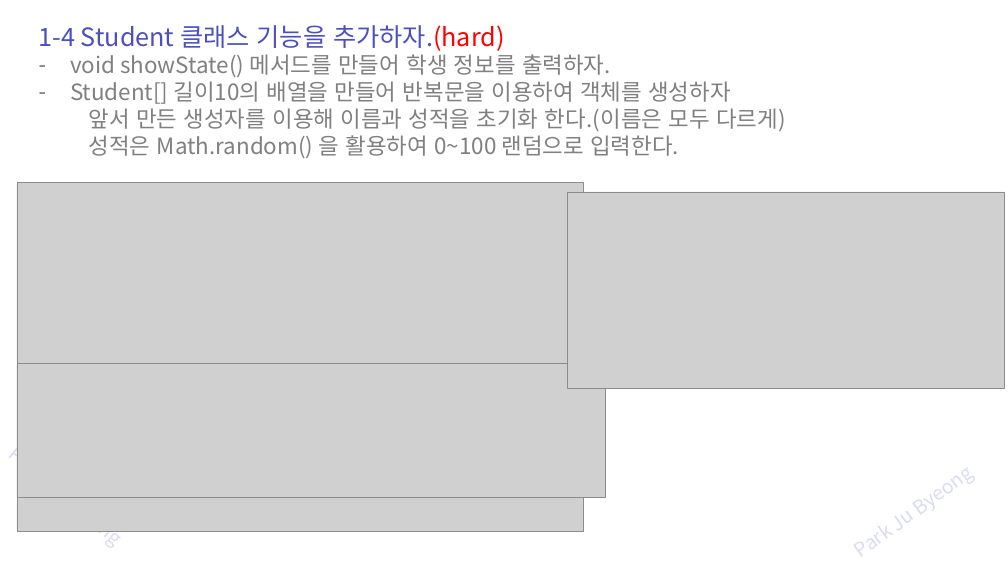
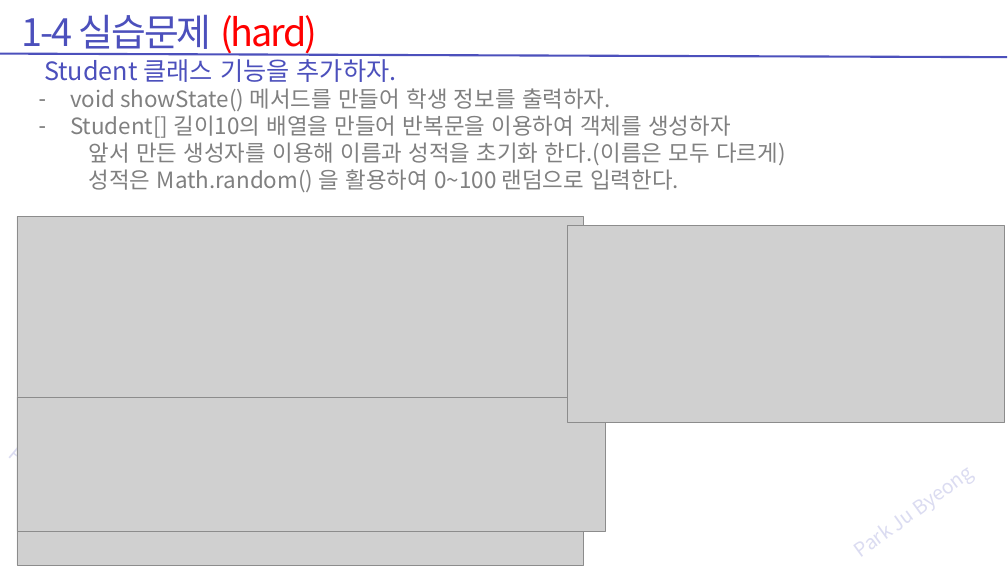
Before and after one commit to zest132/JavaLecture, a slide deck: slide 35 of JavaLecture/LectureFile/java 8강 생성자.pptx. Drawn at 1008x567 pixels with LibreOffice and Linux fonts; fonts in the diff are those of the drawing; grey boxes stand for pictures. Boxes give left, top, right and bottom in pixels: in the first picture for what was removed or moved away, otherwise in the second. Text is boxed around its words. In the diff, an @@ line names an element or a change of style, - is before the commit and + after.

```diff
--- a/JavaLecture/LectureFile/java 8강 생성자.pptx
+++ b/JavaLecture/LectureFile/java 8강 생성자.pptx
@@ text added at <box>22,14,317,56</box>, 54 pt, text #4C50BC @@
+1-4 실습문제 (hard)
@@ line added from (1007, 57) to (0, 53), #4C50BC 3 pt @@
@@ 3 pictures, 1 text: place and size @@
-3 pictures, 1 text at <box>17,25,1004,531</box>
+3 pictures, 1 text at <box>17,54,1004,565</box>
@@ text at <box>44,54,397,82</box>: text changed @@
-1-4 Student 클래스 기능을 추가하자.(hard)
+Student 클래스 기능을 추가하자.
```
Also in this commit, not shown: 25 other slides changed, 4 slides added, 4 slides removed, 6 other files.
